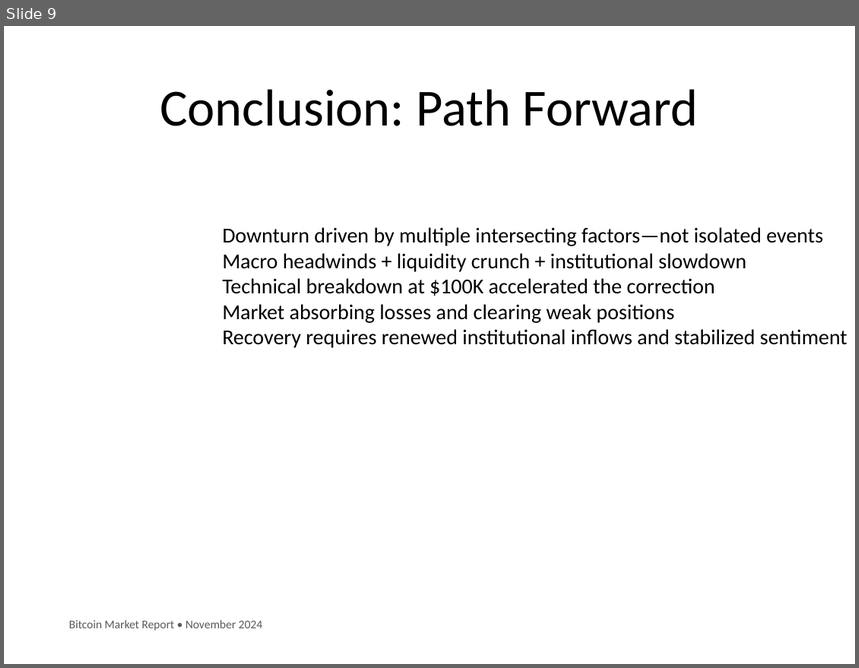
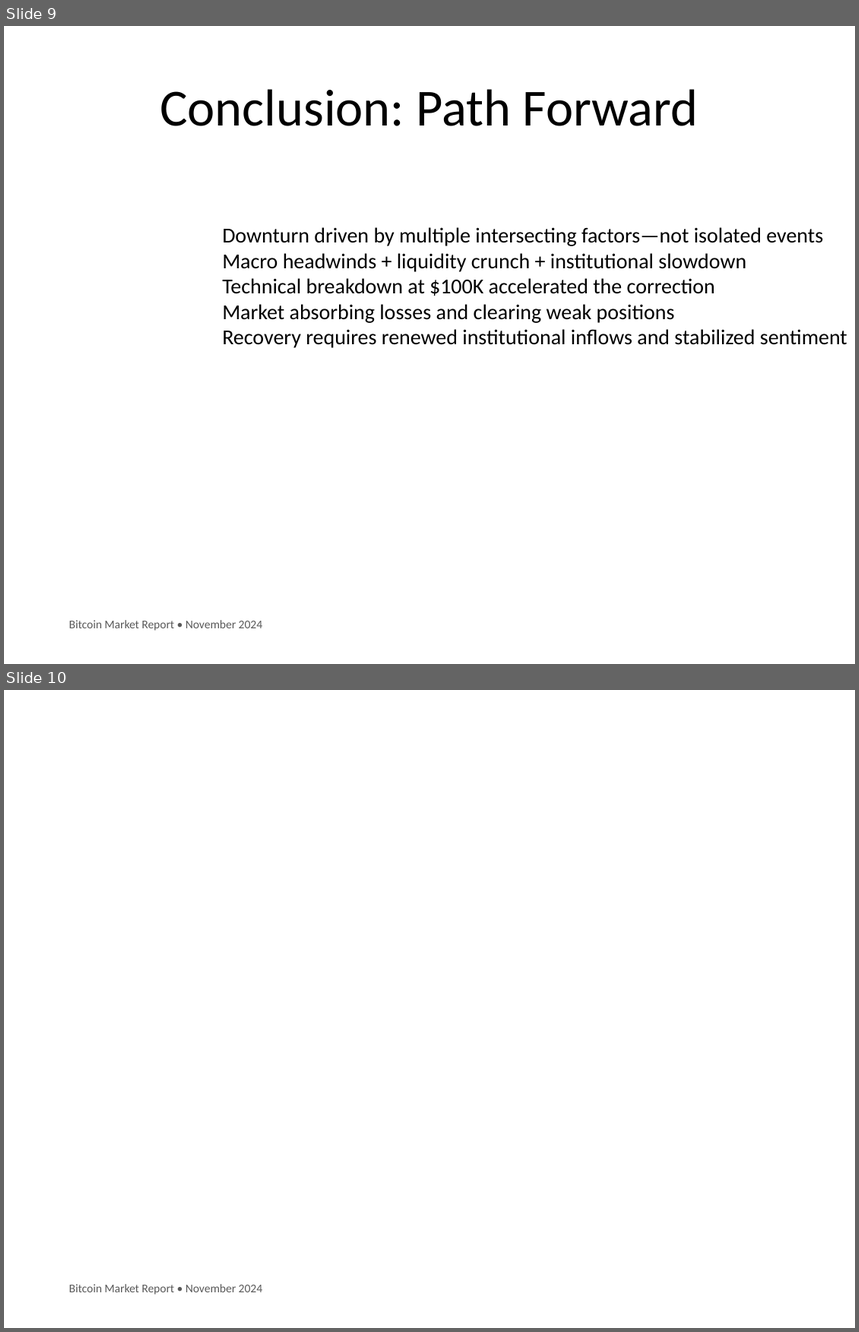
Before and after one commit to nordeim/powerpoint-agent-tools, a slide deck: bitcoin_market_report_nov2024_v2.pptx. Shown one above the other, each under a label of ours: slide 9 before the commit, slides 9 and 10 after it. The pictures are 859x668 and 859x1332 pixels, drawn with LibreOffice and Linux fonts; fonts in the diff are those of the drawing. Boxes give left, top, right and bottom in pixels: in the first picture for what was removed or moved away, otherwise in the second. Text is boxed around its words. In the diff, an @@ line names an element or a change of style, - is before the commit and + after.

```diff
--- a/bitcoin_market_report_nov2024_v2.pptx
+++ b/bitcoin_market_report_nov2024_v2.pptx
@@ slide 10 added at (4,690,855,1328), background #FFFFFF @@
@@ text added at (69,1284,262,1295), 10 pt, text #595959 @@
+Bitcoin Market Report • November 2024
```
Also in this commit, not shown: 4 other files.
